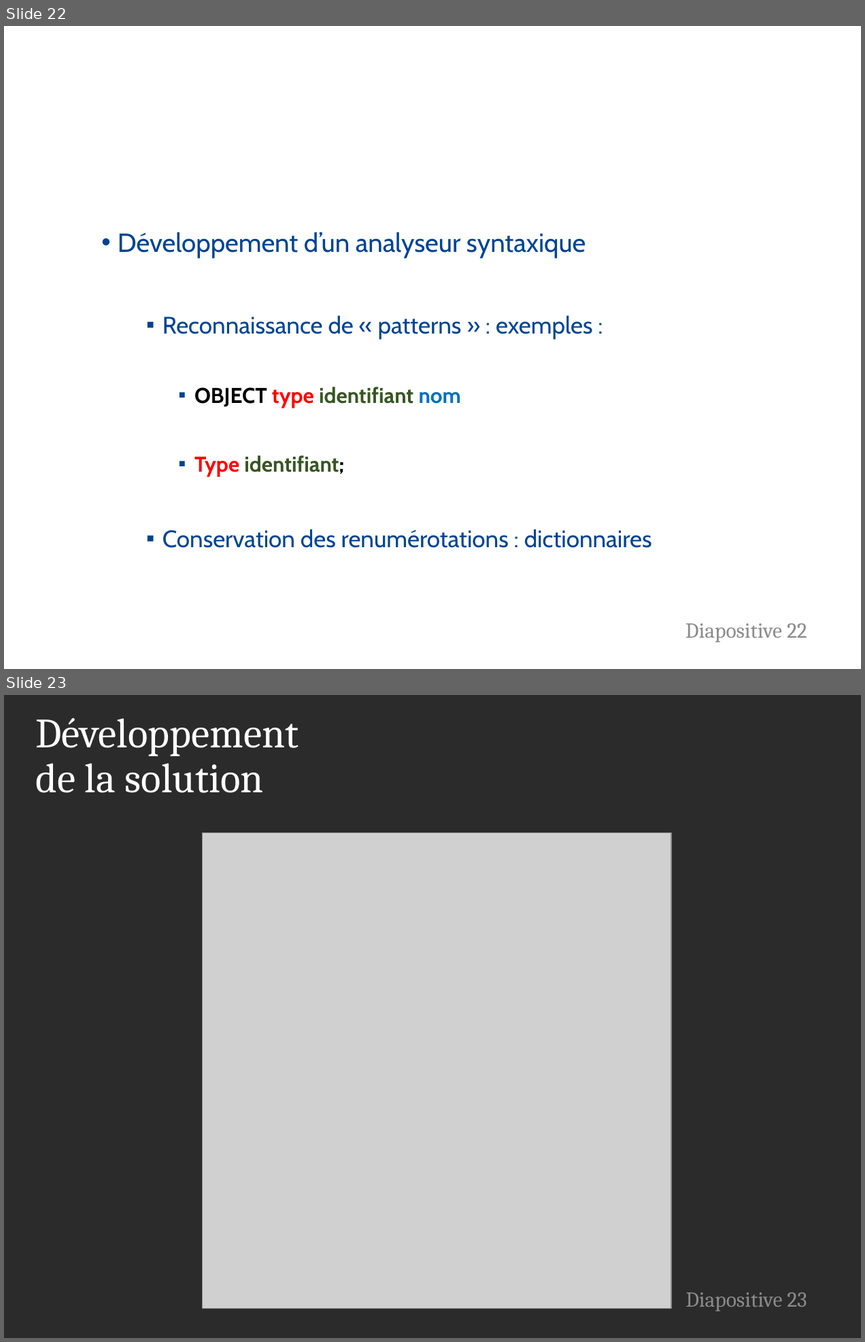
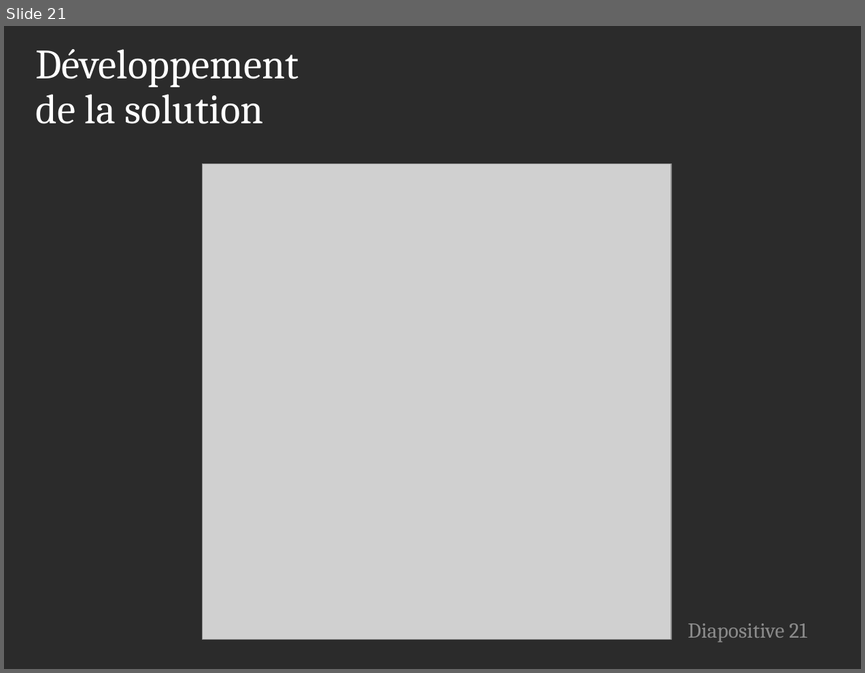
Before and after one commit to FlorentALAPETITE/Rapport_Stage_2017, a slide deck: Soutenance_Stage.pptx. Shown one above the other, each under a label of ours: slides 22 and 23 before the commit, slide 21 after it. The pictures are 865x1342 and 865x673 pixels, drawn with LibreOffice and Linux fonts; fonts in the diff are those of the drawing; grey boxes stand for pictures; background and template pictures are left out; a plain dark background stands for a picture behind light text. Boxes give left, top, right and bottom in pixels: in the first picture for what was removed or moved away, otherwise in the second. Text is boxed around its words. In the diff, an @@ line names an element or a change of style, - is before the commit and + after.

Commit message:
Modifs rapport et diapo

```diff
--- a/Soutenance_Stage.pptx
+++ b/Soutenance_Stage.pptx
@@ slide 22 removed at <box>4,26,861,669</box>, background picture (left out) @@
@@ title removed at <box>27,26,621,149</box> @@
-Développement
-de la solution
@@ text removed at <box>118,232,585,259</box> @@
-• Développement d’un analyseur syntaxique
@@ text removed at <box>162,315,652,548</box> @@
-  ▪ Reconnaissance de « patterns » : exemples :
-    ▪ OBJECT type identifiant nom
-    ▪ Type identifiant;
-  ▪ Conservation des renumérotations : dictionnaires
@@ page number removed at <box>685,623,807,642</box> @@
-Diapositive 22
@@ what was slide 23 is now slide 21 @@
@@ page number at <box>687,623,806,642</box>: text changed @@
-Diapositive 23
+Diapositive 21
```
Also in this commit, not shown: 4 slides changed, 13 other slides removed, 1 other file.
